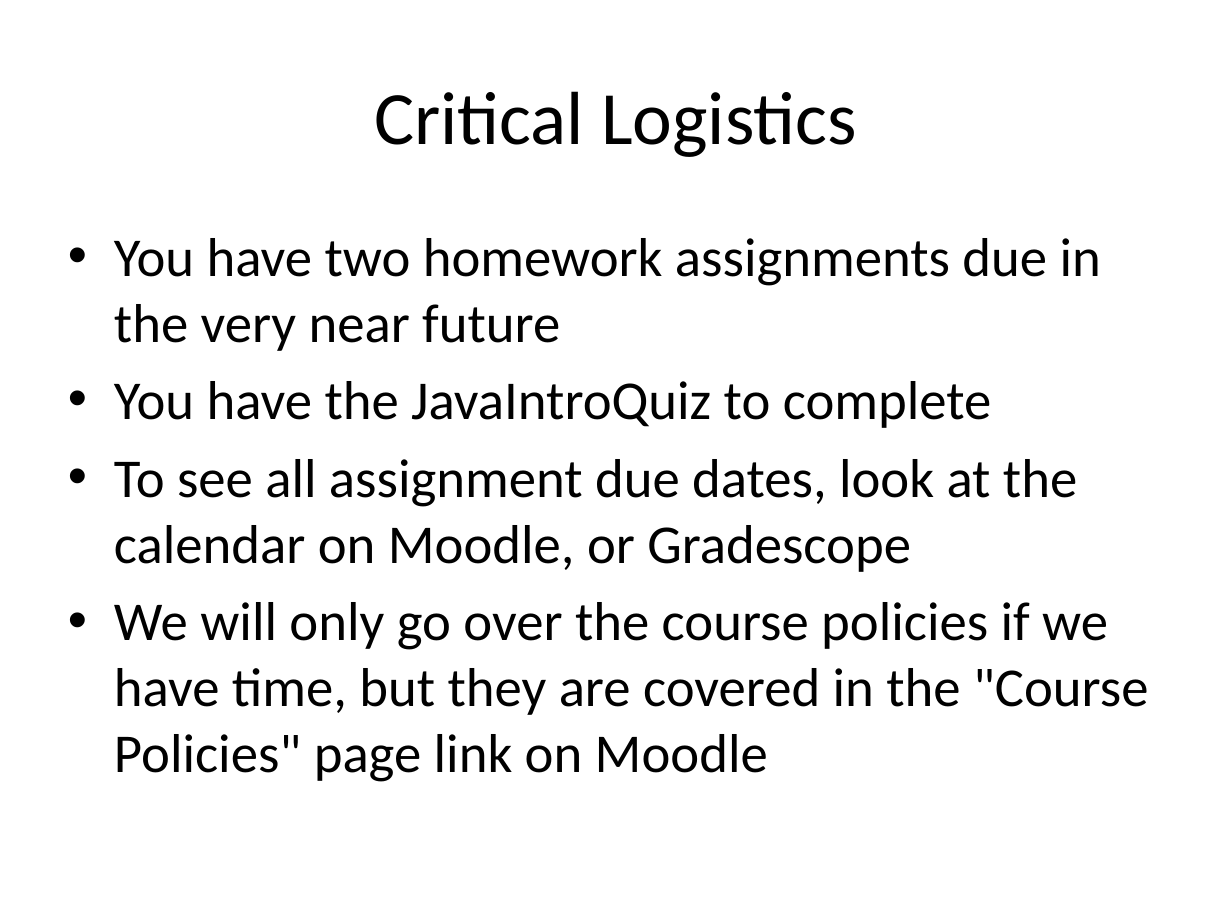
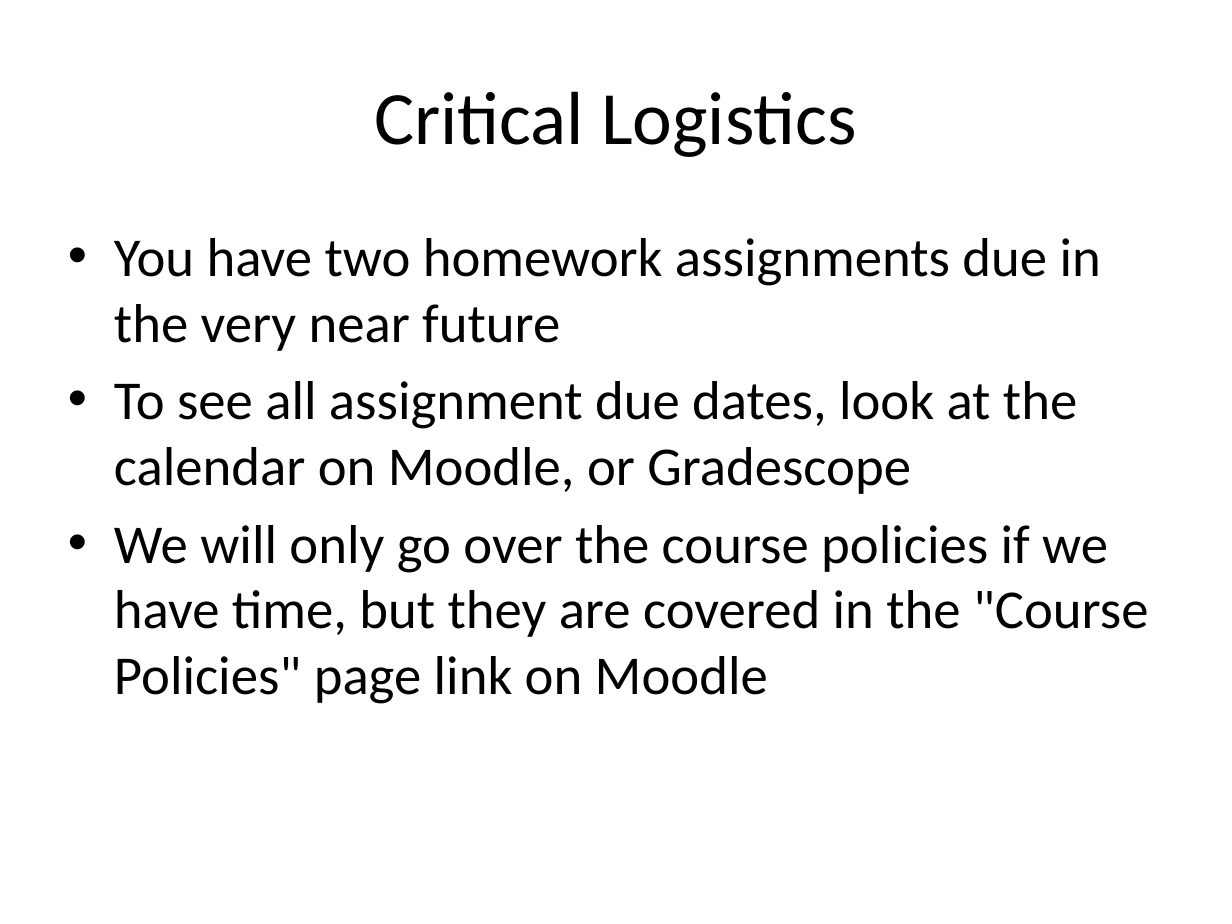
Before and after one commit to RHIT-CSSE/csse220, a slide deck: slide 1 of ClassMaterials/JavaIntro/Slides/Part2-JavaIntro.pptx. Drawn at 1232x924 pixels with LibreOffice and Linux fonts; fonts in the diff are those of the drawing. Boxes give left, top, right and bottom in pixels: in the first picture for what was removed or moved away, otherwise in the second. Text is boxed around its words. In the diff, an @@ line names an element or a change of style, - is before the commit and + after.

Commit message:
Remove JavaIntroQuiz mention from slides
We're not using daily quizzes in 202710

```diff
--- a/ClassMaterials/JavaIntro/Slides/Part2-JavaIntro.pptx
+++ b/ClassMaterials/JavaIntro/Slides/Part2-JavaIntro.pptx
@@ text at (114,381,992,428): paragraph removed @@
-• You have the JavaIntroQuiz to complete
```
